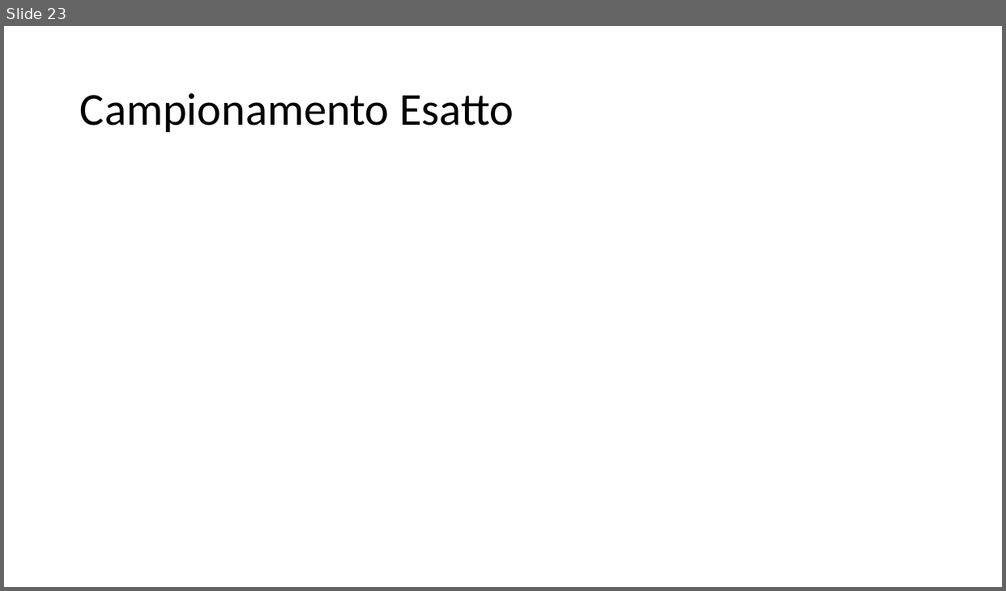
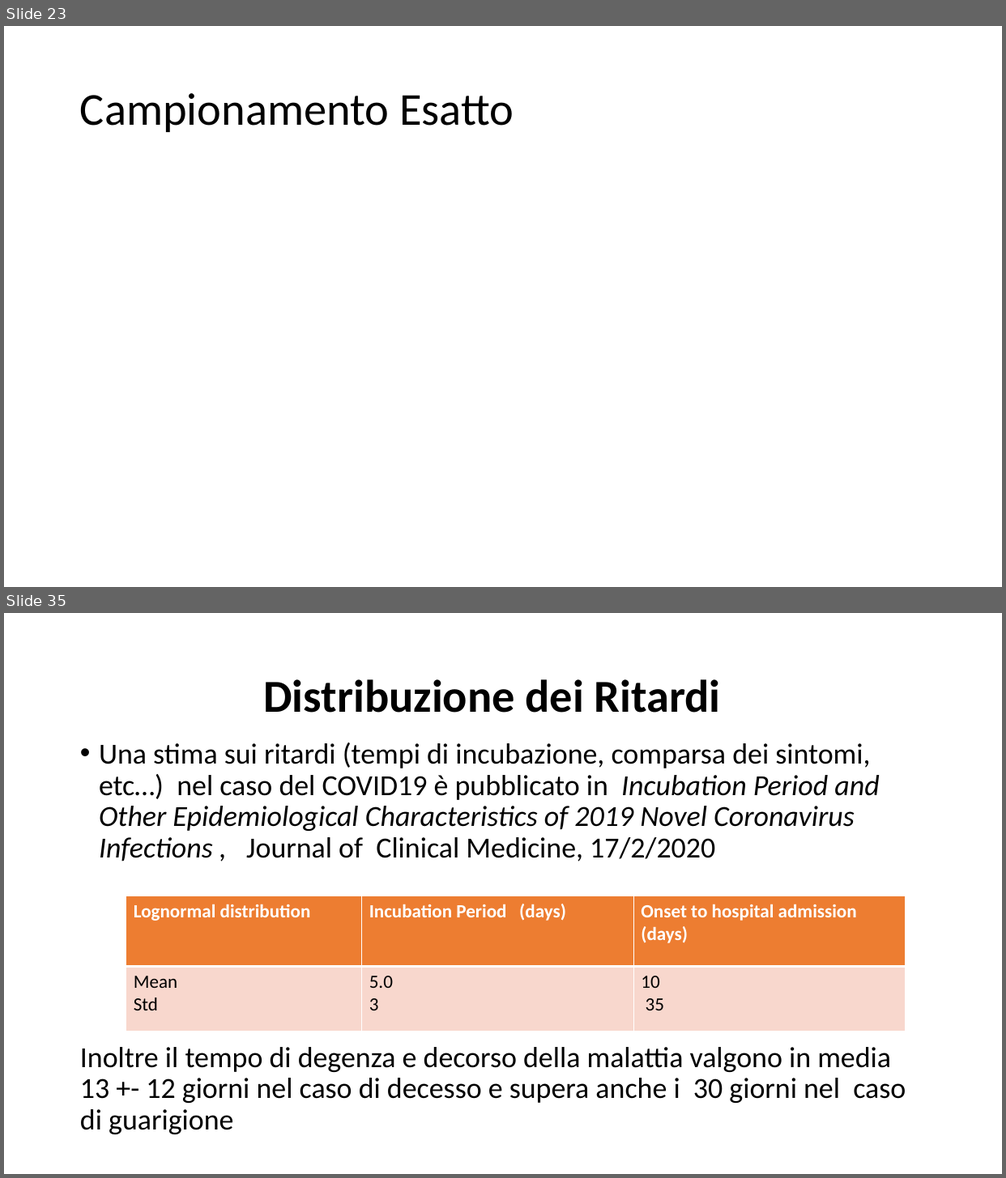
Before and after one commit to marcomonte94/Montecarlo, a slide deck: Slide Corso Metodi Montecarlo.pptx. Shown one above the other, each under a label of ours: slide 23 before the commit, slides 23 and 35 after it; the slides between them are not shown. The pictures are 1006x591 and 1006x1178 pixels, drawn with LibreOffice and Linux fonts; fonts in the diff are those of the drawing; grey boxes stand for pictures. Boxes give left, top, right and bottom in pixels: in the first picture for what was removed or moved away, otherwise in the second. Text is boxed around its words. In the diff, an @@ line names an element or a change of style, - is before the commit and + after.

```diff
--- a/Slide Corso Metodi Montecarlo.pptx
+++ b/Slide Corso Metodi Montecarlo.pptx
@@ slide 35 added at (4, 613, 1002, 1174), background #FFFFFF @@
@@ title added at (263, 679, 721, 713), 44 pt, text #000000, bold @@
+Distribuzione dei Ritardi
@@ text added at (80, 743, 906, 1135), 28 pt, text #000000 @@
+• Una stima sui ritardi (tempi di incubazione, comparsa dei sintomi, etc…) nel caso del COVID19 è pubblicato in Incubation Period and Other Epidemiological Characteristics of 2019 Novel Coronavirus Infections , Journal of Clinical Medicine, 17/2/2020
+Inoltre il tempo di degenza e decorso della malattia valgono in media 13 +- 12 giorni nel caso di decesso e supera anche i 30 giorni nel caso di guarigione
@@ table added at (126, 896, 906, 1031), 2 rows, 3 columns @@
+Lognormal distribution | Incubation Period (days) | Onset to hospital admission (days)
+Mean / Std | 5.0 / 3 | 10 / 35
```
Also in this commit, not shown: 9 slides changed, 17 other slides added, 3 other files.
